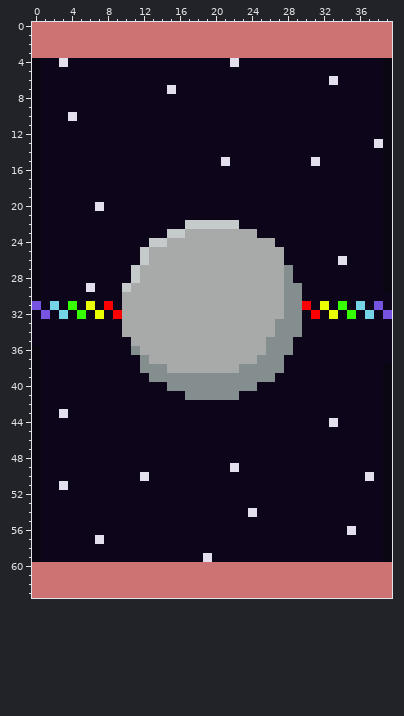
A pixel-art sprite gets an edit: Battle/ArtAssets/CardBack.png. Above is the file before it was changed.
The file is 40x64 pixels.
The result:
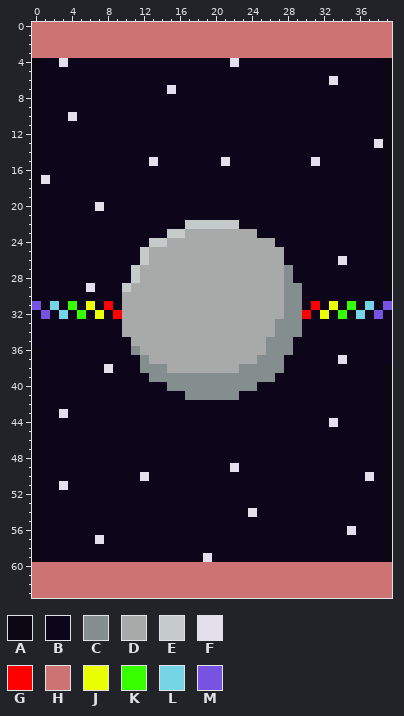
Palette (. is transparent): A #0a0612  B #0d061b  C #858e8e  D #a8aaaa  E #c5cbcb  F #e4dfed  G #ff0000  H #cd7373  J #eaff00  K #36ff00  L #75d5e6  M #7753e2
Edits made:
{"y":15,"x":13,"old":"B","new":"F"}
{"y":17,"x":1,"old":"B","new":"F"}
{"y":31,"x":30,"old":"GBJBKBLBMB","new":"BGBJBKBLBM"}
{"y":32,"x":30,"old":"BGBJBKBLBM","new":"GBJBKBLBMB"}
{"y":37,"x":34,"old":"B","new":"F"}
{"y":38,"x":8,"old":"B","new":"F"}
